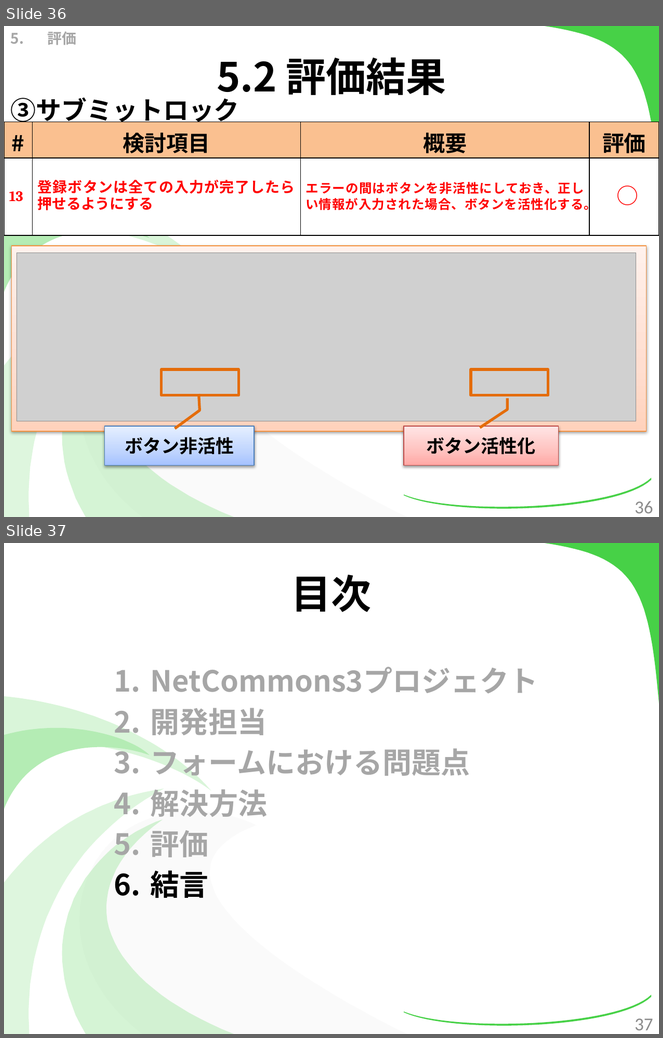
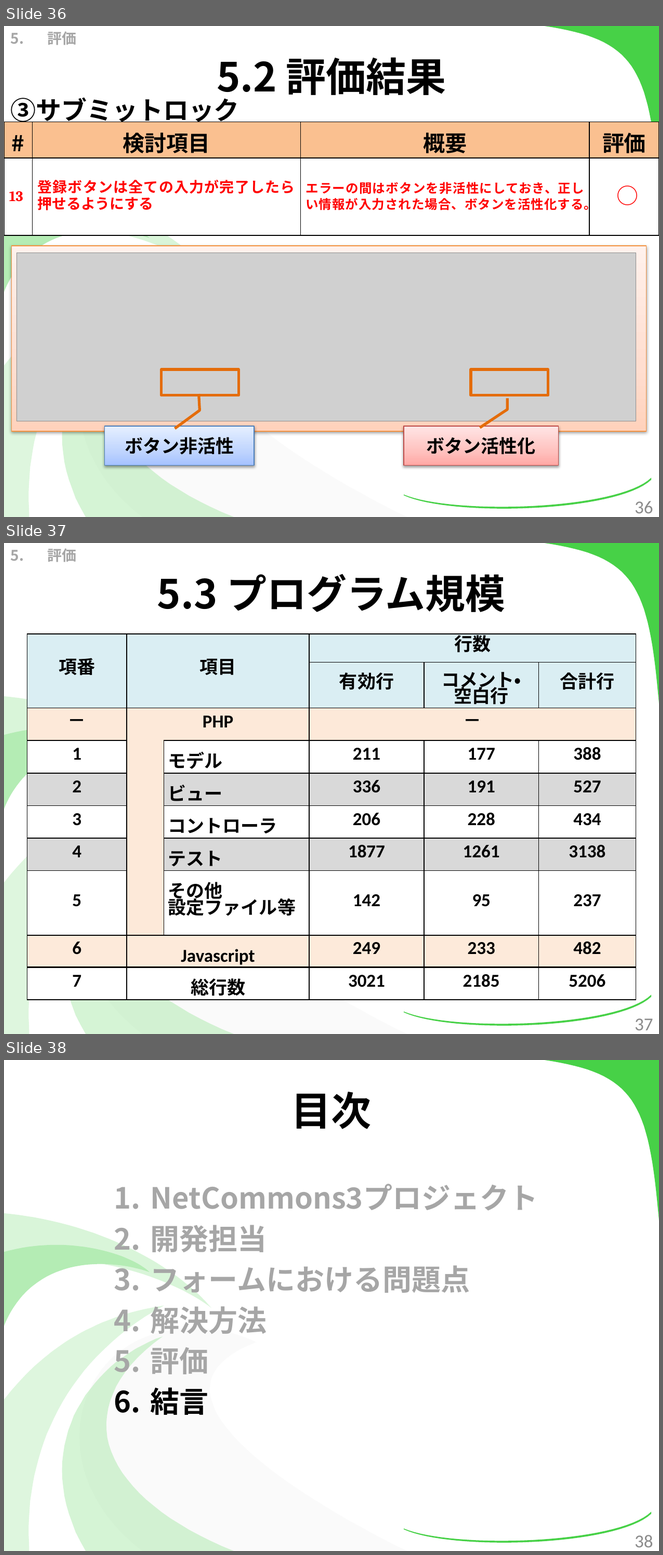
Before and after one commit to kotaro0717/Report-Management, a slide deck: 1.中間報告/3.発表資料/report_hokada.pptx. Shown one above the other, each under a label of ours: slides 36 and 37 before the commit, slides 36, 37 and 38 after it. The pictures are 663x1038 and 663x1555 pixels, drawn with LibreOffice and Linux fonts; fonts in the diff are those of the drawing; grey boxes stand for pictures. Boxes give left, top, right and bottom in pixels: in the first picture for what was removed or moved away, otherwise in the second. Text is boxed around its words. In the diff, an @@ line names an element or a change of style, - is before the commit and + after.

Commit message:
パワポPG規模追加

```diff
--- a/1.中間報告/3.発表資料/report_hokada.pptx
+++ b/1.中間報告/3.発表資料/report_hokada.pptx
@@ slide 37 added at [4, 543, 659, 1034], background #FFFFFF; not listed: 7 template elements that a slide beside it also shows @@
@@ text added at [47, 549, 76, 562], 16 pt, text #A6A6A6, bold @@
+5. 評価
@@ title added at [157, 574, 506, 612], 44 pt, text #000000, bold @@
+5.3 プログラム規模
@@ table added at [27, 634, 636, 1000], 10 rows, 6 columns @@
+項番 | 項目 |  | 行数 |  | 
+ |  |  | 有効行 | コメント・ / 空白行 | 合計行
+－ | PHP |  | － |  | 
+1 |  | モデル | 211 | 177 | 388
+2 |  | ビュー | 336 | 191 | 527
+3 |  | コントローラ | 206 | 228 | 434
+4 |  | テスト | 1877 | 1261 | 3138
+5 |  | その他 / 設定ファイル等 | 142 | 95 | 237
+6 | Javascript |  | 249 | 233 | 482
+7 | 総行数 |  | 3021 | 2185 | 5206
@@ page number added at [635, 1019, 653, 1031], 20 pt, text #8C8C8C @@
+37
@@ what was slide 37 is now slide 38 @@
@@ page number at [635, 1535, 653, 1548]: text changed @@
-37
+38
```
Also in this commit, not shown: 5 slides changed.
